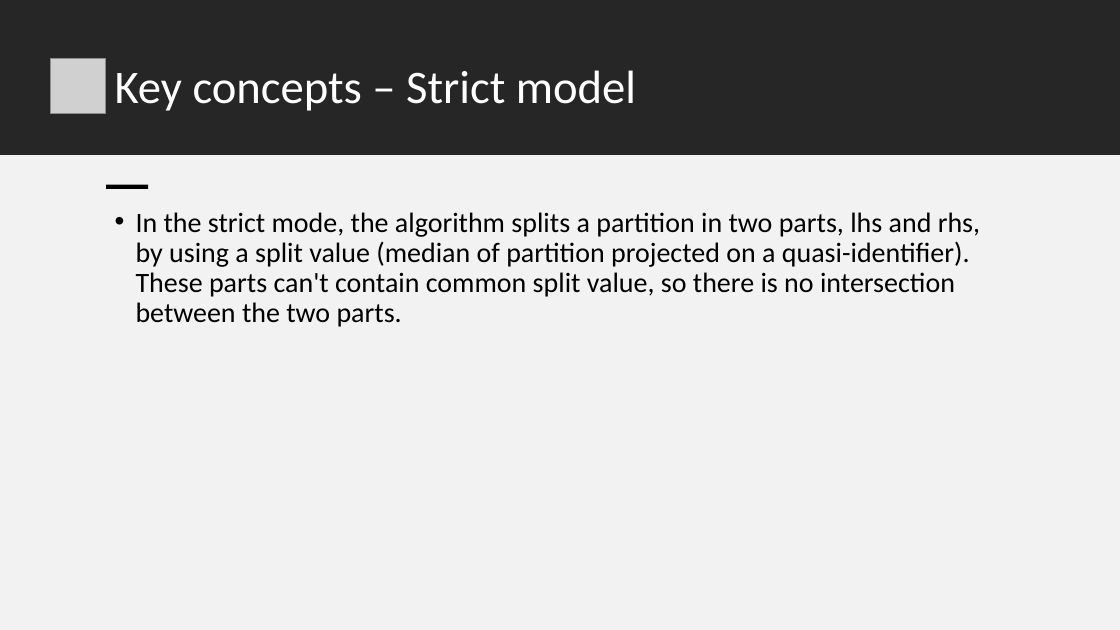
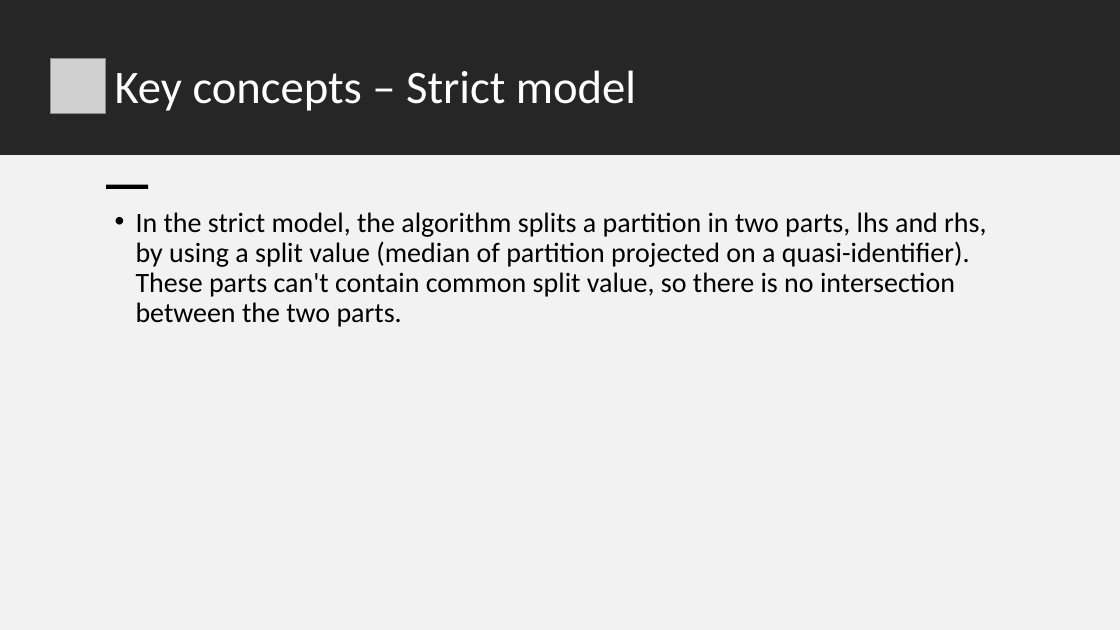
Before and after one commit to Andrew0133/Mondrian-k-anonimity, a slide deck: slide 7 of Presentation.pptx. Drawn at 1120x630 pixels with LibreOffice and Linux fonts; fonts in the diff are those of the drawing; grey boxes stand for pictures. Boxes give left, top, right and bottom in pixels: in the first picture for what was removed or moved away, otherwise in the second. Text is boxed around its words. In the diff, an @@ line names an element or a change of style, - is before the commit and + after.

Commit message:
Changed presentation

```diff
--- a/Presentation.pptx
+++ b/Presentation.pptx
@@ text at bbox=[136, 212, 986, 327]: text changed @@
-• In the strict mode, the algorithm splits a partition in two parts, lhs and rhs, by using a split value (median of partition projected on a quasi-identifier). These parts can't contain common split value, so there is no intersection between the two parts.
+• In the strict model, the algorithm splits a partition in two parts, lhs and rhs, by using a split value (median of partition projected on a quasi-identifier). These parts can't contain common split value, so there is no intersection between the two parts.
```
Also in this commit, not shown: 2 other slides changed, 1 slide removed.
